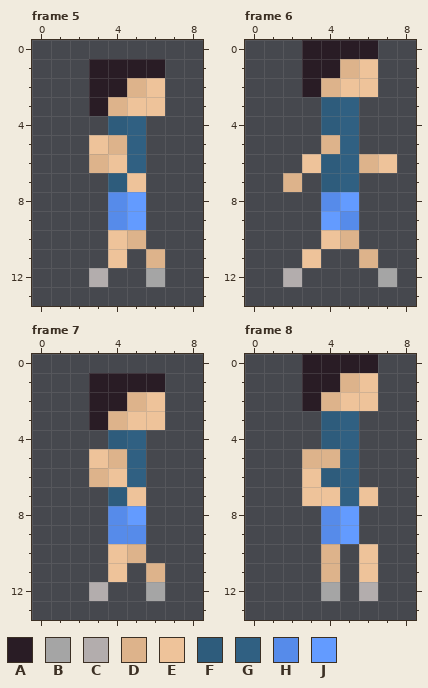
Two states of a pixel-art file, Assets/PersonalAssets/NPC/Day3/ManDayThreeIncorrectRightWalk.aseprite. The first picture shows the starting point.
9x14 pixels, 10 frames. Shown: frame 5, frame 6, frame 7, frame 8. The commit also changed other frames, which this record leaves out.
Palette (. is transparent): A #291c25  B #a5a5a5  C #b3adad  D #ddb38b  E #eec39a  F #2e5c7c  G #306082  H #568bea  J #639bff
Now the later version:
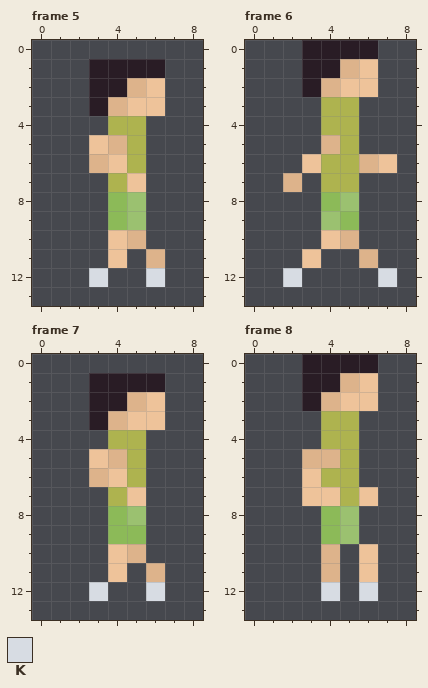
Colours new in this view: K #d7dce3
Commit: Asset update Added new skins for NPCs on day 3
Edits made:
colour G: #306082 -> #aeb34f
colour H: #568bea -> #8cba58
colour J: #639bff -> #9bc170
Changed rows in their new state; - is a pixel that keeps its letter.
Frame 5:
first column x 4:
 4 G
 7 G
first column x 3:
12 K--K
Frame 6:
first column x 4:
 3 G
 4 G
 6 G
 7 G
first column x 2:
12 K----K
Frame 7: the same change as frame 5
Frame 8:
first column x 4:
 3 G
 4 G
 6 G
first column x 4:
12 K-K
Pixel boxes of the changes (left, top, right, bottom) in both pictures:
changed: (89, 116, 165, 287)
changed: (283, 97, 397, 287)
changed: (89, 430, 165, 601)
changed: (321, 411, 378, 601)
